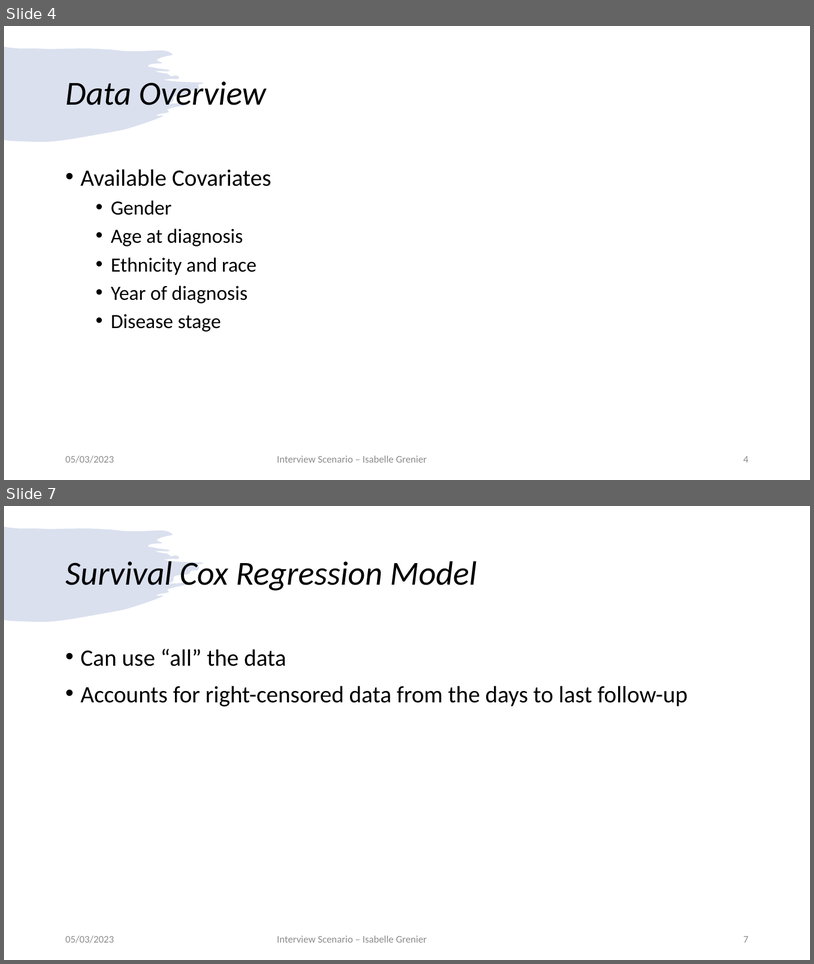
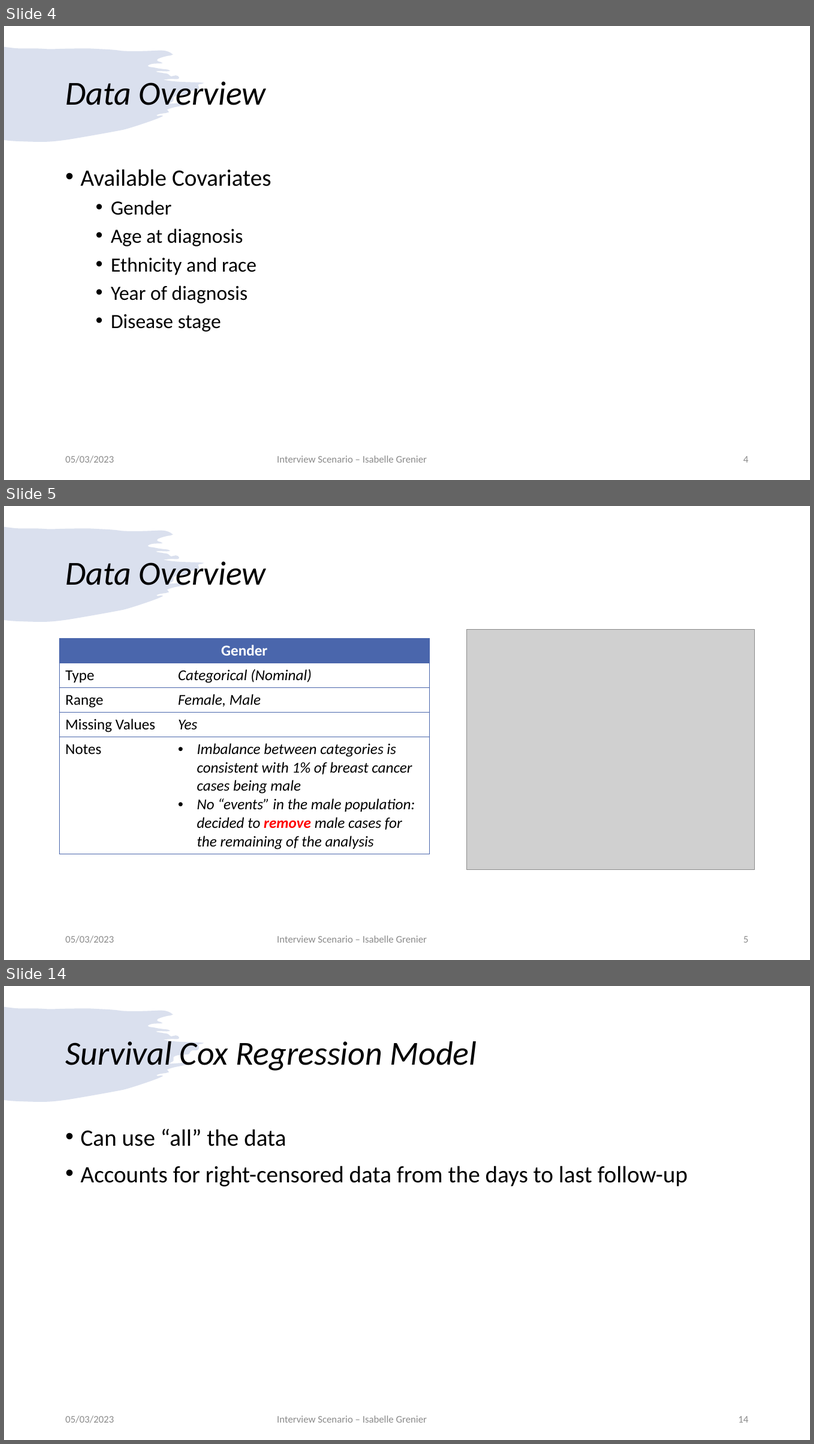
Before and after one commit to igrenier/TCGA_BRCA, a slide deck: presentation_05032023.pptx. Shown one above the other, each under a label of ours: slides 4 and 7 before the commit, slides 4, 5 and 14 after it; the slides between them are not shown. The pictures are 814x964 and 814x1444 pixels, drawn with LibreOffice and Linux fonts; fonts in the diff are those of the drawing; grey boxes stand for pictures. Boxes give left, top, right and bottom in pixels: in the first picture for what was removed or moved away, otherwise in the second. Text is boxed around its words. In the diff, an @@ line names an element or a change of style, - is before the commit and + after.

```diff
--- a/presentation_05032023.pptx
+++ b/presentation_05032023.pptx
@@ slide 5 added at bbox=[4, 506, 810, 960], background #FFFFFF; not listed: 1 template element that a slide beside it also shows @@
@@ title added at bbox=[65, 561, 266, 585], 40 pt, text #000000, italic @@
+Data Overview
@@ picture added at bbox=[467, 630, 755, 870] @@
@@ table added at bbox=[60, 639, 430, 852], 5 rows, 2 columns @@
+Gender | 
+Type | Categorical (Nominal)
+Range | Female, Male
+Missing Values | Yes
+Notes | Imbalance between categories is consistent with 1% of breast cancer cases being male / No “events” in the male population: decided to remove male cases for the remaining of the analysis
@@ text added at bbox=[65, 935, 114, 943], 12 pt, text #8C8C8C @@
+05/03/2023
@@ text added at bbox=[277, 935, 427, 942], 12 pt, text #8C8C8C @@
+Interview Scenario – Isabelle Grenier
@@ page number added at bbox=[744, 936, 749, 942], 12 pt, text #8C8C8C @@
+5
@@ what was slide 7 is now slide 14 @@
@@ page number at bbox=[738, 1416, 749, 1422]: text changed @@
-7
+14
```
Also in this commit, not shown: 4 slides changed, 7 other slides added.
